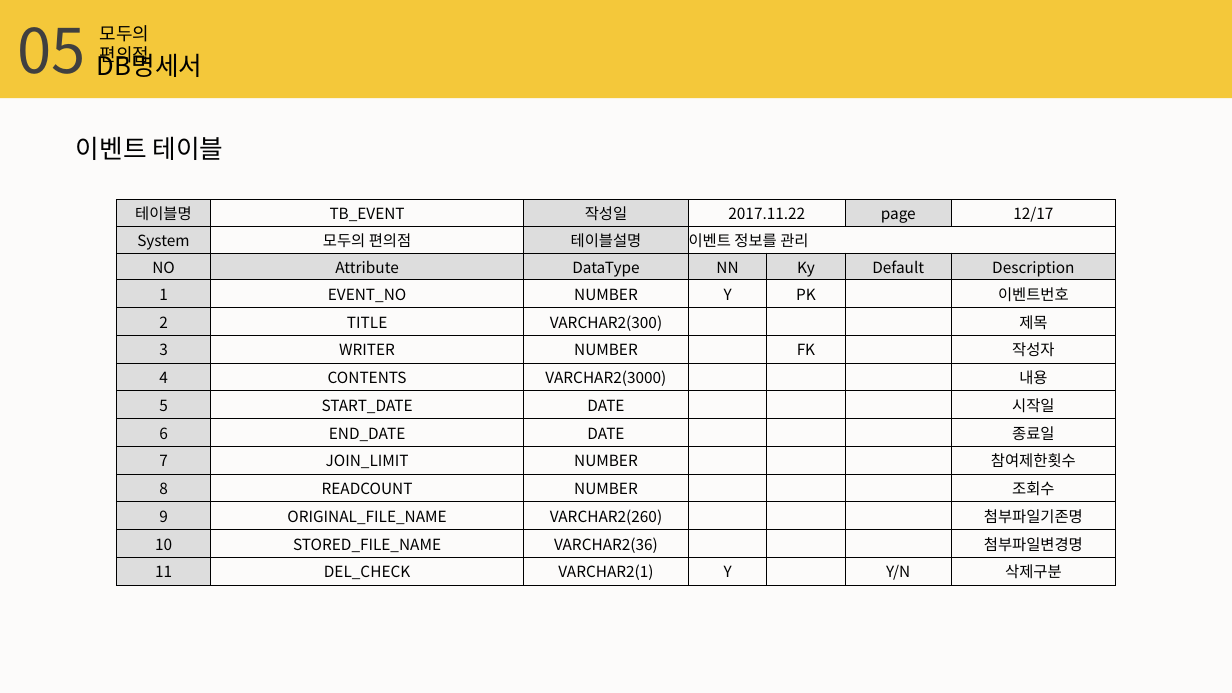
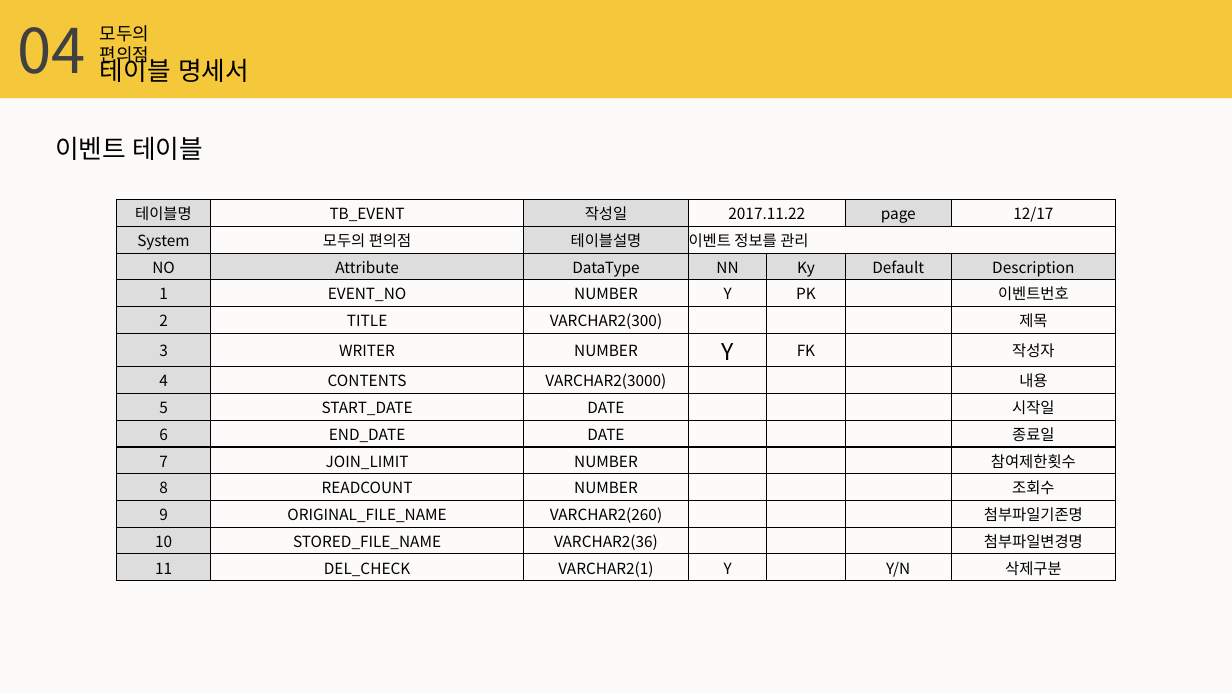
Before and after one commit to hwanghyohyuk/KHFinalProject, a slide deck: slide 28 of 제출문서/DB설계보고서/편리하조_DB설계보고서.pptx. Drawn at 1232x693 pixels with LibreOffice and Linux fonts; fonts in the diff are those of the drawing. Boxes give left, top, right and bottom in pixels: in the first picture for what was removed or moved away, otherwise in the second. Text is boxed around its words. In the diff, an @@ line names an element or a change of style, - is before the commit and + after.

```diff
--- a/제출문서/DB설계보고서/편리하조_DB설계보고서.pptx
+++ b/제출문서/DB설계보고서/편리하조_DB설계보고서.pptx
@@ text at bbox=[17, 27, 85, 74]: text changed @@
-05
+04
@@ text removed at bbox=[97, 48, 202, 77] @@
-DB명세서
@@ text added at bbox=[100, 54, 249, 82], 20 pt, text #000000 @@
+테이블 명세서
@@ text "이벤트 테이블" at bbox=[55, 136, 203, 160]: alignment centre to left @@
@@ table at bbox=[116, 200, 1117, 581] @@
-row 6, column 4: 
+row 6, column 4: Y
```
Also in this commit, not shown: 26 other slides changed, 2 other files.
